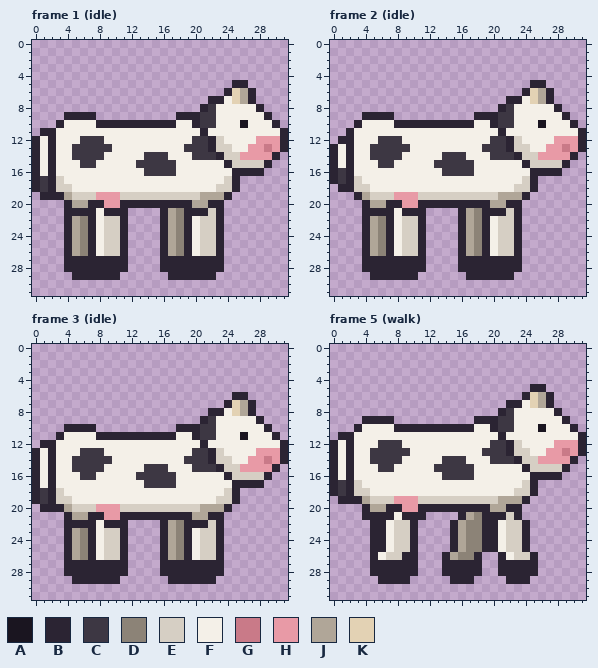
A pixel-art file gets an edit: Assets/Sprites/Animals/cow.aseprite. Above: the version before the commit.
32x32 pixels, 21 frames. Shown: frame 1 (idle), frame 2 (idle), frame 3 (idle), frame 5 (walk). The commit also changed other frames, which this record leaves out.
Palette (. is transparent): A #1a1520  B #2b2433  C #3d3743  D #8c8377  E #d6cfc4  F #f4f0e8  G #c97a88  H #e89aa6  J #b0a698  K #e3d2b4
Pixels before, frame 1 (idle), first column x 0:
 5 .........................BB.....
 6 ........................BKJB....
 7 ......................BBFKJB....
 8 .....................BCFFFFFB...
 9 ....BBBB..........BBBCCFFFFFFB..
10 ...BFFFFBBBBBBBBBBFFBCCFFFAFFFB.
11 .BBFFFFFFFFFFFFFFFFFFBFFFFFFFFFB
12 BFBFFFCCCFFFFFFFFFFFCCBEFFFFHHHB
13 BFBFFCCCCCFFFFFFFFFCCCBEEFFHHGHB
14 BFBFFCCCCFFFFFCCCFFFCCCBEEHHHHB.
15 BFBFFFCCFFFFFCCCCCFFFFFFBEEEEB..
16 BFBFFFFFFFFFFFCCCCFFFFFFFBBBB...
17 BCBEFFFFFFFFFFFFFFFFFFFFEB......
18 BCBEEFFFFFFFFFFFFFFFFFFEEB......
19 .BBBJEEEHHHEEEEEEEEEEJJJB.......
20 ....BJJBBHHBBBBBBBBBJJBB........
21 ....BBBBFBBB....BJDBBBEB........
22 ....BJDBFEEB....BJDBFEEB........
23 ....BJDBFEEB....BJDBFEEB........
24 ....BJDBFEEB....BJDBFEEB........
25 ....BJDBFEEB....BJDBFEEB........
26 ....BJDBFEEB....BJDBFEEB........
27 ....BBBBBBBB....BBBBBBBB........
28 ....BBBBBBBB....BBBBBBBB........
29 .....BBBBBB......BBBBBB.........
Pixels before, frame 2 (idle), first column x 0:
 5 .........................BB.....
 6 ........................BKJB....
 7 ......................BBFKJB....
 8 .....................BCFFFFFB...
 9 ....BBBB..........BBBCCFFFFFFB..
10 ...BFFFFBBBBBBBBBBFFBCCFFFAFFFB.
11 ..BFFFFFFFFFFFFFFFFFFBFFFFFFFFFB
12 .BBFFFCCCFFFFFFFFFFFCCBEFFFFHHHB
13 BFBFFCCCCCFFFFFFFFFCCCBEEFFHHGHB
14 BFBFFCCCCFFFFFCCCFFFCCCBEEHHHHB.
15 BFBFFFCCFFFFFCCCCCFFFFFFBEEEEB..
16 BCBFFFFFFFFFFFCCCCFFFFFFFBBBB...
17 BCBEFFFFFFFFFFFFFFFFFFFFEB......
18 .BBEEFFFFFFFFFFFFFFFFFFEEB......
19 ...BJEEEHHHEEEEEEEEEEJJJB.......
20 ....BJJBBHHBBBBBBBBBJJBB........
21 ....BBBBFBBB....BJDBBBEB........
22 ....BJDBFEEB....BJDBFEEB........
23 ....BJDBFEEB....BJDBFEEB........
24 ....BJDBFEEB....BJDBFEEB........
25 ....BJDBFEEB....BJDBFEEB........
26 ....BJDBFEEB....BJDBFEEB........
27 ....BBBBBBBB....BBBBBBBB........
28 ....BBBBBBBB....BBBBBBBB........
29 .....BBBBBB......BBBBBB.........
Pixels before, frame 3 (idle), first column x 0:
 6 .........................BB.....
 7 ........................BKJB....
 8 ......................BBFKJB....
 9 .....................BCFFFFFB...
10 ....BBBB..........BBBCCFFFFFFB..
11 ...BFFFFBBBBBBBBBBFFBCCFFFAFFFB.
12 .BBFFFFFFFFFFFFFFFFFFBFFFFFFFFFB
13 BFBFFFCCCFFFFFFFFFFFCCBEFFFFHHHB
14 BFBFFCCCCCFFFFFFFFFCCCBEEFFHHGHB
15 BFBFFCCCCFFFFFCCCFFFCCCBEEHHHHB.
16 BFBFFFCCFFFFFCCCCCFFFFFFBEEEEB..
17 BFBFFFFFFFFFFFCCCCFFFFFFFBBBB...
18 BCBEFFFFFFFFFFFFFFFFFFFFEB......
19 BCBEEFFFFFFFFFFFFFFFFFFEEB......
20 .BBBJEEEHHHEEEEEEEEEEJJJB.......
21 ....BJJBBHHBBBBBBBBBJJBB........
22 ....BBBBFBBB....BJDBBBEB........
23 ....BJDBFEEB....BJDBFEEB........
24 ....BJDBFEEB....BJDBFEEB........
25 ....BJDBFEEB....BJDBFEEB........
26 ....BJDBFEEB....BJDBFEEB........
27 ....BBBBBBBB....BBBBBBBB........
28 ....BBBBBBBB....BBBBBBBB........
29 .....BBBBBB......BBBBBB.........
Pixels before, frame 5 (walk), first column x 0:
 5 .........................BB.....
 6 ........................BKJB....
 7 ......................BBFKJB....
 8 .....................BCFFFFFB...
 9 ....BBBB..........BBBCCFFFFFFB..
10 ...BFFFFBBBBBBBBBBFFBCCFFFAFFFB.
11 .BBFFFFFFFFFFFFFFFFFFBFFFFFFFFFB
12 BFBFFFCCCFFFFFFFFFFFCCBEFFFFHHHB
13 BFBFFCCCCCFFFFFFFFFCCCBEEFFHHGHB
14 BFBFFCCCCFFFFFCCCFFFCCCBEEHHHHB.
15 BFBFFFCCFFFFFCCCCCFFFFFFBEEEEB..
16 BFBFFFFFFFFFFFCCCCFFFFFFFBBBB...
17 BCBEFFFFFFFFFFFFFFFFFFFFEB......
18 BCBEEFFFFFFFFFFFFFFFFFFEEB......
19 .BBBJEEEHHHEEEEEEEEEEJJJB.......
20 ....BJJBBHHBBBBBBBBBJJBB........
21 ....BBBBFBBB....BJDBBBEB........
22 .....BBFEEB....BJDDBBFEEB.......
23 .....BBFEEB....BJDDBBFEEB.......
24 .....BBFEEB....BJDDBBFEEB.......
25 .....BBFEEB....BJDDBBFEEB.......
26 .....BFEEBB...BJDDB..BFEEB......
27 .....BBBBBB...BBBBB..BBBBB......
28 .....BBBBBB...BBBBB..BBBBB......
29 ......BBBB.....BBB....BBB.......
New version:
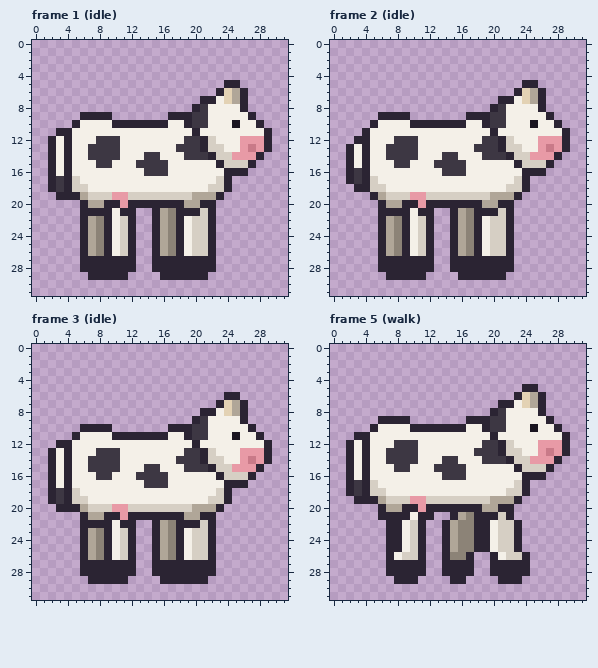
What changed:
Frame 1 (idle):
y 5: x 24 . -> B; x 26 B -> .
y 6: x 23..27 .BKJB -> BKJB.
y 7: x 21 . -> B; x 23..27 BFKJB -> FKJB.
y 8: x 20..22 .BC -> BCF; x 26..28 FFB -> B..
y 9: x 4..5 BB -> ..; x 8..9 .. -> BB; x 17 . -> B; x 20 B -> C; x 22 C -> F; x 27..29 FFB -> B..
y 10: x 3..5 BFF -> ..B; x 8..9 BB -> FF; x 17 B -> F; x 19..20 FB -> BC; x 22 C -> F; x 25..26 FA -> AF; x 28..30 FFB -> B..
y 11: x 1..4 BBFF -> ..BB; x 20..21 FB -> BF; x 29..31 FFB -> B..
y 12: x 0..1 BF -> ..; x 4 F -> B; x 6..7 CC -> FF; x 9..10 FF -> CC; x 19 F -> C; x 21..23 CBE -> BEF; x 26..27 FF -> HH; x 29..31 HHB -> B..
y 13: x 0..1 BF -> ..; x 4..6 FCC -> BFF; x 10 F -> C; x 18 F -> C; x 21..22 CB -> BE; x 24 E -> F; x 26..27 FH -> HG; x 29..31 GHB -> B..
y 14: x 0..1 BF -> ..; x 4..6 FCC -> BFF; x 9..10 FF -> CC; x 16 C -> F; x 19 F -> C; x 22..23 CB -> BE; x 25 E -> H; x 28..30 HHB -> B..
y 15: x 0..1 BF -> ..; x 4 F -> B; x 6..9 CCFF -> FFCC; x 17 C -> F; x 23..24 FB -> BE; x 27..29 EEB -> B..
y 16: x 0..1 BF -> ..; x 4 F -> B; x 17 C -> F; x 24 F -> B; x 27..28 BB -> ..
y 17: x 0..1 BC -> ..; x 3..5 EFF -> CBE; x 23..25 FEB -> EB.
y 18: x 0..1 BC -> ..; x 3..6 EEFF -> CBEE; x 22 F -> E; x 24..25 EB -> B.
y 19: x 1..2 BB -> ..; x 4..6 JEE -> BBJ; x 8..9 HH -> EE; x 11 E -> H; x 20 E -> J; x 23..24 JB -> B.
y 20: x 4..11 BJJBBHHB -> ..BJJBBH; x 19 B -> J; x 21 J -> B; x 23 B -> .
y 21: x 4..5 BB -> ..; x 8 F -> B; x 10 B -> F; x 12 . -> B; x 15..18 .BJD -> BJDB; x 21..23 BEB -> EB.
y 22..26: x 4..12 BJDBFEEB. -> ..BJDBFEB; x 15..20 .BJDBF -> BJDBFE; x 22..23 EB -> B.
y 27..28: x 4..5 BB -> ..; x 12 . -> B; x 15 . -> B; x 23 B -> .
y 29: x 5..6 BB -> ..; x 11 . -> B; x 16 . -> B; x 22 B -> .
Frame 2 (idle):
y 5: x 24 . -> B; x 26 B -> .
y 6: x 23..27 .BKJB -> BKJB.
y 7: x 21 . -> B; x 23..27 BFKJB -> FKJB.
y 8: x 20..22 .BC -> BCF; x 26..28 FFB -> B..
y 9: x 4..5 BB -> ..; x 8..9 .. -> BB; x 17 . -> B; x 20 B -> C; x 22 C -> F; x 27..29 FFB -> B..
y 10: x 3..5 BFF -> ..B; x 8..9 BB -> FF; x 17 B -> F; x 19..20 FB -> BC; x 22 C -> F; x 25..26 FA -> AF; x 28..30 FFB -> B..
y 11: x 2..4 BFF -> ..B; x 20..21 FB -> BF; x 29..31 FFB -> B..
y 12: x 1..4 BBFF -> ..BB; x 6..7 CC -> FF; x 9..10 FF -> CC; x 19 F -> C; x 21..23 CBE -> BEF; x 26..27 FF -> HH; x 29..31 HHB -> B..
y 13: x 0..1 BF -> ..; x 4..6 FCC -> BFF; x 10 F -> C; x 18 F -> C; x 21..22 CB -> BE; x 24 E -> F; x 26..27 FH -> HG; x 29..31 GHB -> B..
y 14: x 0..1 BF -> ..; x 4..6 FCC -> BFF; x 9..10 FF -> CC; x 16 C -> F; x 19 F -> C; x 22..23 CB -> BE; x 25 E -> H; x 28..30 HHB -> B..
y 15: x 0..1 BF -> ..; x 4 F -> B; x 6..9 CCFF -> FFCC; x 17 C -> F; x 23..24 FB -> BE; x 27..29 EEB -> B..
y 16: x 0..1 BC -> ..; x 3..4 FF -> CB; x 17 C -> F; x 24 F -> B; x 27..28 BB -> ..
y 17: x 0..1 BC -> ..; x 3..5 EFF -> CBE; x 23..25 FEB -> EB.
y 18: x 1..6 BBEEFF -> ..BBEE; x 22 F -> E; x 24..25 EB -> B.
y 19: x 3..6 BJEE -> ..BJ; x 8..9 HH -> EE; x 11 E -> H; x 20 E -> J; x 23..24 JB -> B.
y 20: x 4..11 BJJBBHHB -> ..BJJBBH; x 19 B -> J; x 21 J -> B; x 23 B -> .
y 21: x 4..5 BB -> ..; x 8 F -> B; x 10 B -> F; x 12 . -> B; x 15..18 .BJD -> BJDB; x 21..23 BEB -> EB.
y 22..26: x 4..12 BJDBFEEB. -> ..BJDBFEB; x 15..20 .BJDBF -> BJDBFE; x 22..23 EB -> B.
y 27..28: x 4..5 BB -> ..; x 12 . -> B; x 15 . -> B; x 23 B -> .
y 29: x 5..6 BB -> ..; x 11 . -> B; x 16 . -> B; x 22 B -> .
Frame 3 (idle):
y 6: x 24 . -> B; x 26 B -> .
y 7: x 23..27 .BKJB -> BKJB.
y 8: x 21 . -> B; x 23..27 BFKJB -> FKJB.
y 9: x 20..22 .BC -> BCF; x 26..28 FFB -> B..
y 10: x 4..5 BB -> ..; x 8..9 .. -> BB; x 17 . -> B; x 20 B -> C; x 22 C -> F; x 27..29 FFB -> B..
y 11: x 3..5 BFF -> ..B; x 8..9 BB -> FF; x 17 B -> F; x 19..20 FB -> BC; x 22 C -> F; x 25..26 FA -> AF; x 28..30 FFB -> B..
y 12: x 1..4 BBFF -> ..BB; x 20..21 FB -> BF; x 29..31 FFB -> B..
y 13: x 0..1 BF -> ..; x 4 F -> B; x 6..7 CC -> FF; x 9..10 FF -> CC; x 19 F -> C; x 21..23 CBE -> BEF; x 26..27 FF -> HH; x 29..31 HHB -> B..
y 14: x 0..1 BF -> ..; x 4..6 FCC -> BFF; x 10 F -> C; x 18 F -> C; x 21..22 CB -> BE; x 24 E -> F; x 26..27 FH -> HG; x 29..31 GHB -> B..
y 15: x 0..1 BF -> ..; x 4..6 FCC -> BFF; x 9..10 FF -> CC; x 16 C -> F; x 19 F -> C; x 22..23 CB -> BE; x 25 E -> H; x 28..30 HHB -> B..
y 16: x 0..1 BF -> ..; x 4 F -> B; x 6..9 CCFF -> FFCC; x 17 C -> F; x 23..24 FB -> BE; x 27..29 EEB -> B..
y 17: x 0..1 BF -> ..; x 4 F -> B; x 17 C -> F; x 24 F -> B; x 27..28 BB -> ..
y 18: x 0..1 BC -> ..; x 3..5 EFF -> CBE; x 23..25 FEB -> EB.
y 19: x 0..1 BC -> ..; x 3..6 EEFF -> CBEE; x 22 F -> E; x 24..25 EB -> B.
y 20: x 1..2 BB -> ..; x 4..6 JEE -> BBJ; x 8..9 HH -> EE; x 11 E -> H; x 20 E -> J; x 23..24 JB -> B.
y 21: x 4..11 BJJBBHHB -> ..BJJBBH; x 19 B -> J; x 21 J -> B; x 23 B -> .
y 22: x 4..5 BB -> ..; x 8 F -> B; x 10 B -> F; x 12 . -> B; x 15..18 .BJD -> BJDB; x 21..23 BEB -> EB.
y 23..26: x 4..12 BJDBFEEB. -> ..BJDBFEB; x 15..20 .BJDBF -> BJDBFE; x 22..23 EB -> B.
y 27..28: x 4..5 BB -> ..; x 12 . -> B; x 15 . -> B; x 23 B -> .
y 29: x 5..6 BB -> ..; x 11 . -> B; x 16 . -> B; x 22 B -> .
Frame 5 (walk):
y 5: x 24 . -> B; x 26 B -> .
y 6: x 23..27 .BKJB -> BKJB.
y 7: x 21 . -> B; x 23..27 BFKJB -> FKJB.
y 8: x 20..22 .BC -> BCF; x 26..28 FFB -> B..
y 9: x 4..5 BB -> ..; x 8..9 .. -> BB; x 17 . -> B; x 20 B -> C; x 22 C -> F; x 27..29 FFB -> B..
y 10: x 3..5 BFF -> ..B; x 8..9 BB -> FF; x 17 B -> F; x 19..20 FB -> BC; x 22 C -> F; x 25..26 FA -> AF; x 28..30 FFB -> B..
y 11: x 1..4 BBFF -> ..BB; x 20..21 FB -> BF; x 29..31 FFB -> B..
y 12: x 0..1 BF -> ..; x 4 F -> B; x 6..7 CC -> FF; x 9..10 FF -> CC; x 19 F -> C; x 21..23 CBE -> BEF; x 26..27 FF -> HH; x 29..31 HHB -> B..
y 13: x 0..1 BF -> ..; x 4..6 FCC -> BFF; x 10 F -> C; x 18 F -> C; x 21..22 CB -> BE; x 24 E -> F; x 26..27 FH -> HG; x 29..31 GHB -> B..
y 14: x 0..1 BF -> ..; x 4..6 FCC -> BFF; x 9..10 FF -> CC; x 16 C -> F; x 19 F -> C; x 22..23 CB -> BE; x 25 E -> H; x 28..30 HHB -> B..
y 15: x 0..1 BF -> ..; x 4 F -> B; x 6..9 CCFF -> FFCC; x 17 C -> F; x 23..24 FB -> BE; x 27..29 EEB -> B..
y 16: x 0..1 BF -> ..; x 4 F -> B; x 17 C -> F; x 24 F -> B; x 27..28 BB -> ..
y 17: x 0..1 BC -> ..; x 3..5 EFF -> CBE; x 23..25 FEB -> EB.
y 18: x 0..1 BC -> ..; x 3..6 EEFF -> CBEE; x 22 F -> E; x 24..25 EB -> B.
y 19: x 1..2 BB -> ..; x 4..6 JEE -> BBJ; x 8..9 HH -> EE; x 11 E -> H; x 20 E -> J; x 23..24 JB -> B.
y 20: x 4..11 BJJBBHHB -> ..BJJBBH; x 19 B -> J; x 21 J -> B; x 23 B -> .
y 21: x 4..5 BB -> ..; x 8 F -> B; x 10 B -> F; x 12 . -> B; x 15..18 .BJD -> BJDB; x 21..23 BEB -> EB.
y 22..25: x 5..11 BBFEEB. -> ..BBFEB; x 14..16 .BJ -> BJD; x 18 D -> B; x 20..21 BF -> FE; x 23..24 EB -> B.
y 26: x 5..11 BFEEBB. -> ..BFEEB; x 15 J -> D; x 17..18 DB -> B.; x 20..22 .BF -> BFE; x 24..25 EB -> B.
y 27..28: x 5..6 BB -> ..; x 11 . -> B; x 18 B -> .; x 20 . -> B; x 25 B -> .
y 29: x 6..7 BB -> ..; x 10 . -> B; x 17 B -> .; x 21 . -> B; x 24 B -> .
Pixel boxes of the changes (left, top, right, bottom) in both pictures:
changed: (32, 80, 288, 280)
changed: (330, 80, 586, 280)
changed: (32, 392, 288, 584)
changed: (330, 384, 586, 584)
